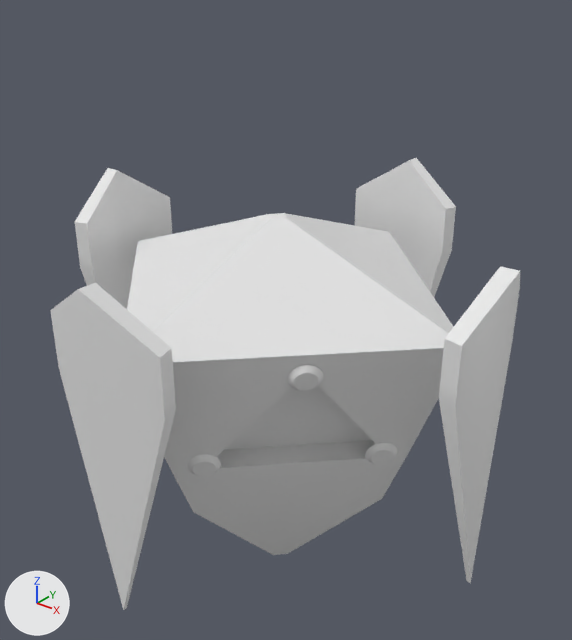
Before and after pictures for a commit that changed the FBX model Assets/Models/Enemy/enemy_mdl.fbx.
Both versions are drawn from a 50 mm lens placed at (2.78, -3.47, 3.09), pointed at (-0.05, 0.07, 0.9). The lights are fixed; the arrows at lower left show +X, +Y and +Z. Where no turn or scale is listed for an object, it has been applied to the vertices.

Objects in the first picture: 'body_nskn', 'shieldLeftBack_nskn', 'shieldLeftFront_nskn', 'shieldRightBack_nskn', 'shieldRightFront_nskn'.
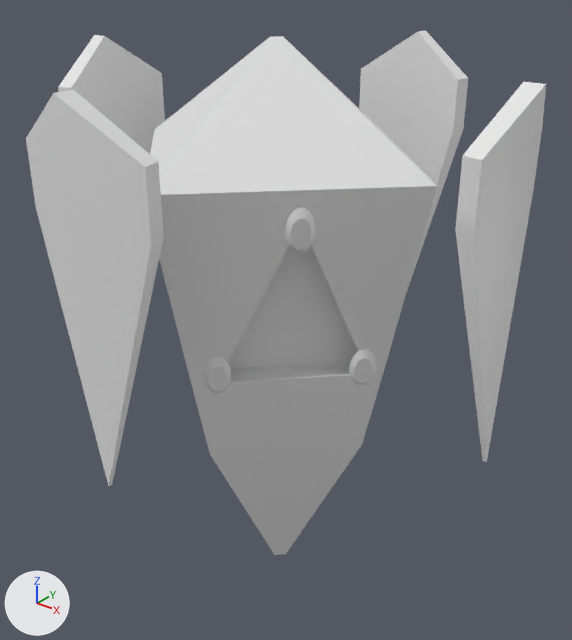
Commit message: + fixed enemy model

Boxes [x1, y1, x2, y2] around the edits, measured in the pictures (572 x 640 px):
'body_nskn', rescaled (12% narrower, 52% taller): before [127, 213, 454, 555]; after [150, 36, 437, 555]
'shieldRightFront_nskn', moved: before [50, 283, 176, 610]; after [26, 90, 164, 486]
'shieldLeftFront_nskn', moved: before [439, 266, 520, 583]; after [455, 82, 546, 462]
'shieldLeftBack_nskn', moved: before [355, 158, 456, 297]; after [359, 30, 468, 293]
'shieldRightBack_nskn', moved: before [75, 168, 172, 309]; after [58, 35, 165, 154]

The change, as a diff of the scene's bpy script:
```diff
--- a/Assets/Models/Enemy/enemy_mdl.fbx.py
+++ b/Assets/Models/Enemy/enemy_mdl.fbx.py
@@ ob_shieldrightfront_nskn @@
 ob_shieldrightfront_nskn = bpy.data.objects.new('shieldRightFront_nskn', me_mesh_001)
-ob_shieldrightfront_nskn.location = (-0.025, -1.383, 1.297)
+ob_shieldrightfront_nskn.location = (-0.025, -1.383, 2.166)
@@ ob_body_nskn @@
 ob_body_nskn.location = (-0.043, -0.022, -0.885)
-ob_body_nskn.scale = (0.01, 0.01, 0.01)
+ob_body_nskn.scale = (0.008, 0.008, 0.014)
@@ ob_shieldrightback_nskn @@
 ob_shieldrightback_nskn = bpy.data.objects.new('shieldRightBack_nskn', me_mesh_002)
-ob_shieldrightback_nskn.location = (-1.456, -0.029, 1.297)
+ob_shieldrightback_nskn.location = (-1.456, -0.029, 2.166)
@@ ob_shieldleftback_nskn @@
 ob_shieldleftback_nskn = bpy.data.objects.new('shieldLeftBack_nskn', me_mesh_003)
-ob_shieldleftback_nskn.location = (-0.035, 1.449, 1.297)
+ob_shieldleftback_nskn.location = (-0.035, 1.449, 2.166)
@@ ob_shieldleftfront_nskn @@
 ob_shieldleftfront_nskn = bpy.data.objects.new('shieldLeftFront_nskn', me_mesh_004)
-ob_shieldleftfront_nskn.location = (1.352, -0.029, 1.297)
+ob_shieldleftfront_nskn.location = (1.352, -0.029, 2.166)
```
